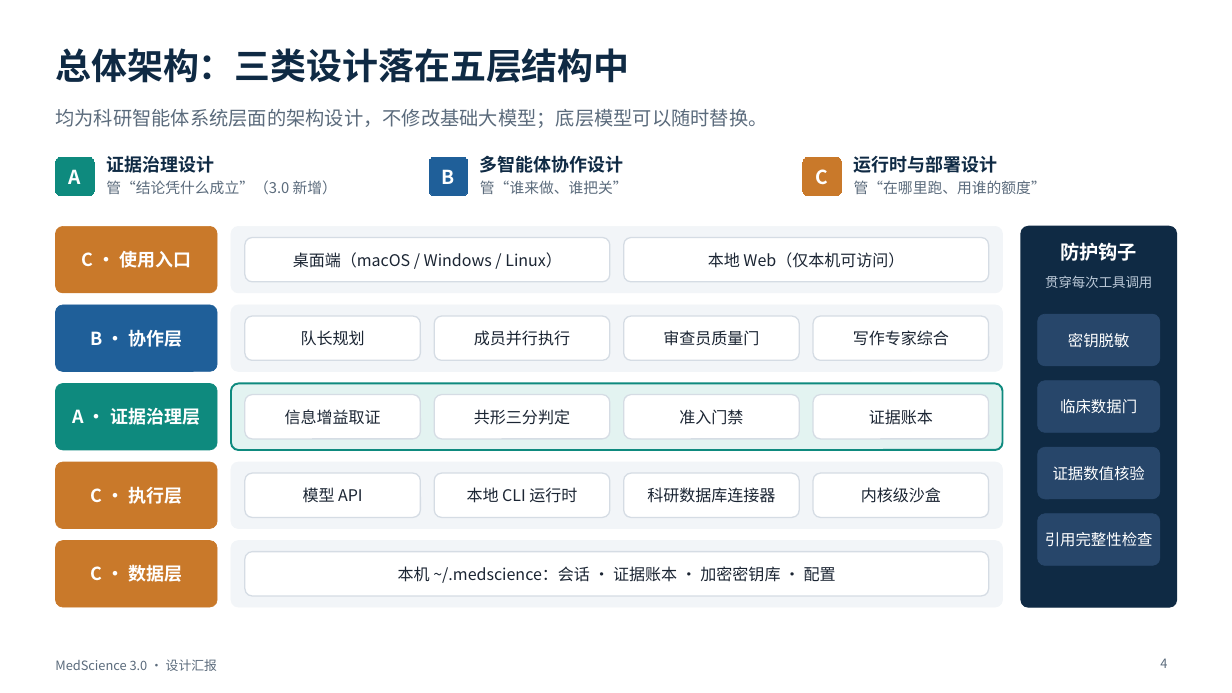
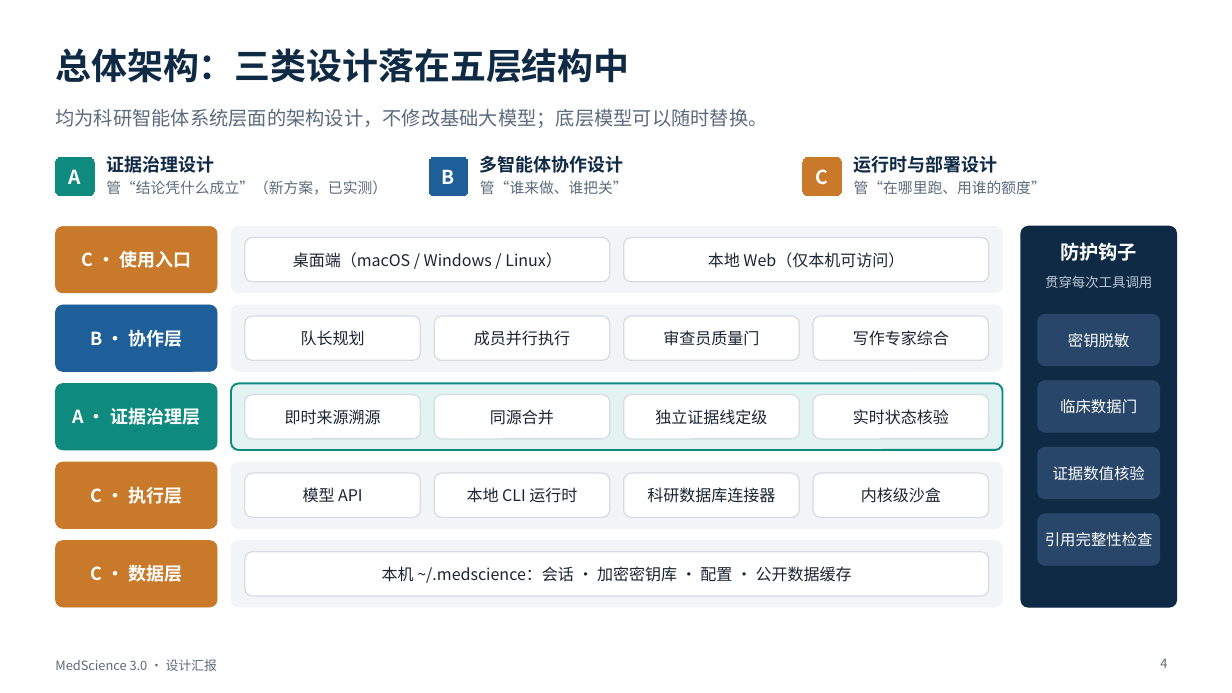
Before and after one commit to BenjaminDuo/MedScience, a slide deck: slide 4 of docs/presentation/MedScience-3.0-设计汇报.pptx. Drawn at 1232x693 pixels with LibreOffice and Linux fonts; fonts in the diff are those of the drawing. Boxes give left, top, right and bottom in pixels: in the first picture for what was removed or moved away, otherwise in the second. Text is boxed around its words. In the diff, an @@ line names an element or a change of style, - is before the commit and + after.

```diff
--- a/docs/presentation/MedScience-3.0-设计汇报.pptx
+++ b/docs/presentation/MedScience-3.0-设计汇报.pptx
@@ text at (x1=106, y1=180, x2=387, y2=195): text changed @@
-管“结论凭什么成立”（3.0 新增）
+管“结论凭什么成立”（新方案，已实测）
@@ text in rounded rectangle at (x1=285, y1=409, x2=381, y2=425): text changed @@
-信息增益取证
+即时来源溯源
@@ text in rounded rectangle at (x1=490, y1=409, x2=554, y2=425): text changed @@
-共形三分判定
+同源合并
@@ text in rounded rectangle at (x1=655, y1=409, x2=767, y2=425): text changed @@
-准入门禁
+独立证据线定级
@@ text in rounded rectangle at (x1=853, y1=409, x2=949, y2=425): text changed @@
-证据账本
+实时状态核验
@@ text in rounded rectangle at (x1=382, y1=566, x2=852, y2=583): text changed @@
-本机 ~/.medscience：会话 · 证据账本 · 加密密钥库 · 配置
+本机 ~/.medscience：会话 · 加密密钥库 · 配置 · 公开数据缓存
```
Also in this commit, not shown: 7 other slides changed, 1 slide added, 1 slide removed, 3 other files.
